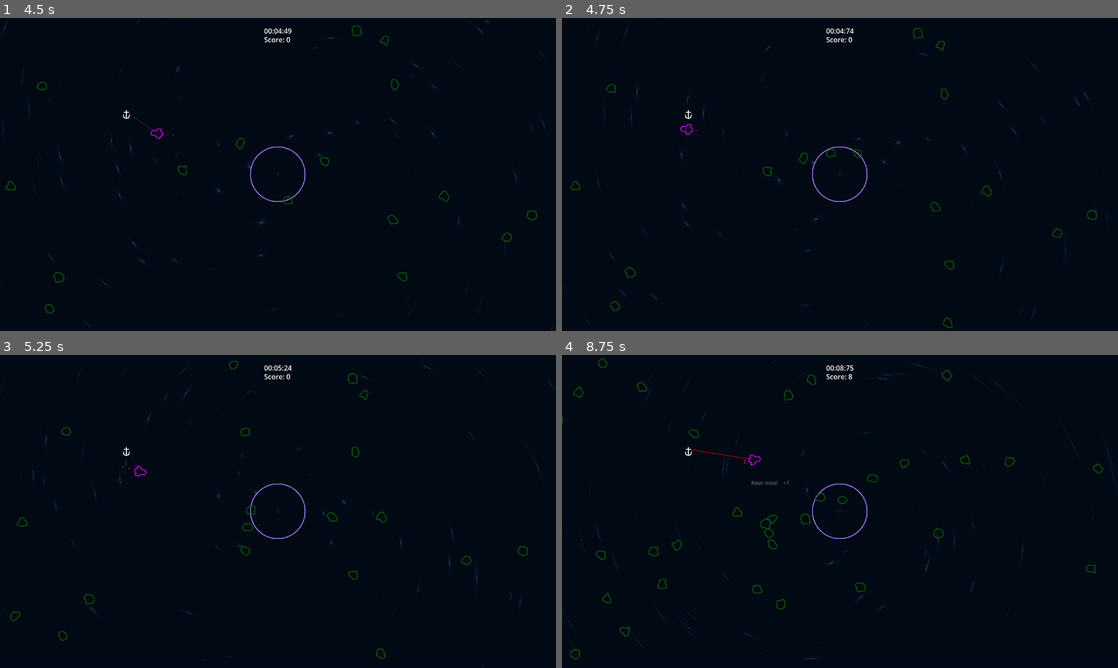
Above: before the commit, frames 1-4 (two rows, left to right).
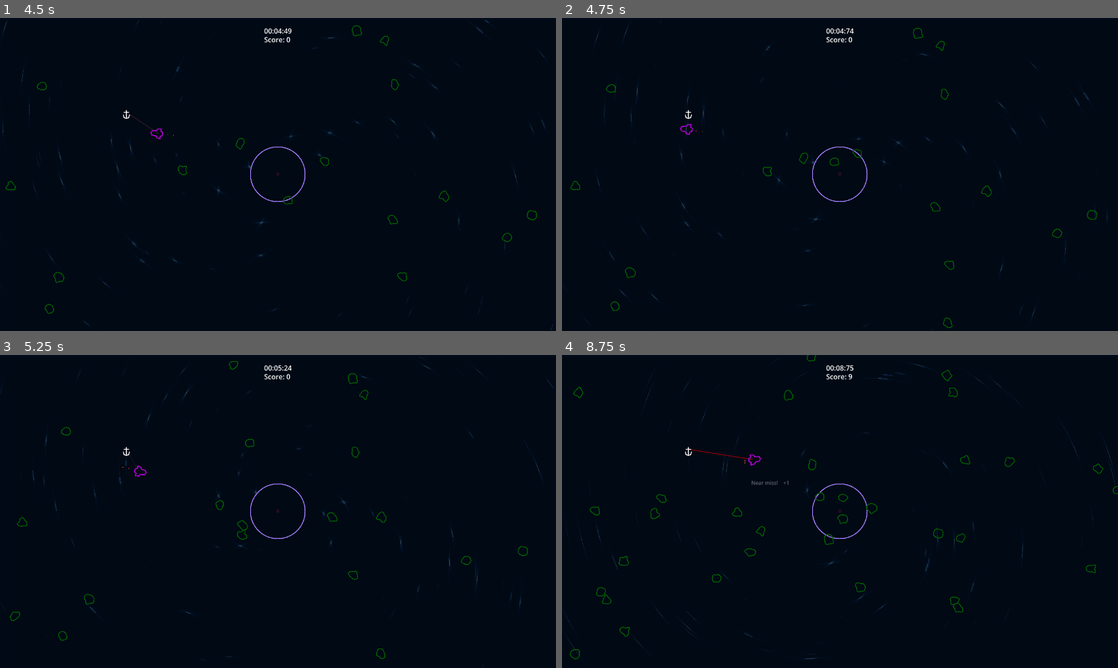
Above: after the commit, the same moments.

Repository: ArjanBroos/GMTK-2025
Game: Godot game, scene res://levels/main_level.tscn
Two runs of this game, one before a commit and one after it. Both use one fixed random seed, a clock stepped at 60 frames per second and the inputs below. Sound files missing from this copy of the repository are replaced by a short silence.
Inputs (mouse positions are in pixels of both pictures, inside the frame that each line leads up to):
- Up to frame 1 (4.5 s): move the mouse to (400, 158) at 0.52 s; tap Space at 0.77, 1.52, 3.02, 3.77 s; move the mouse to (166, 190) at 1.27 s; move the mouse to (333, 105) at 2.02 s; move the mouse to (250, 237) at 2.77 s; move the mouse to (444, 221) at 3.52 s; move the mouse to (111, 127) at 4.27 s
- Up to frame 2 (4.75 s): tap Space at 4.52 s
- Up to frame 3 (5.25 s): move the mouse to (305, 511) at 5.02 s
- Up to frame 4 (8.75 s): move the mouse to (756, 433) at 5.77 s; tap Space at 6.02, 6.77, 7.52 s; move the mouse to (962, 495) at 6.52 s; move the mouse to (728, 527) at 7.27 s; move the mouse to (895, 442) at 8.02 s

Frame 1 is identical in both runs. In frame 2, less than 0.1% of the frame differs, in the area x 47-54%, y 41-48%; in frame 3, 0.1%; in frame 4, 0.7%, in the area x 0-100%, y 0-83%.

Commit message:
Turn gravity well into launcher

Diff:
--- a/gravity_well/gravity_well.gd
+++ b/gravity_well/gravity_well.gd
@@ -2,7 +2,7 @@
 extends Node2D
 
 @export var area: Area2D
-@export var pullFactor: float = 300.0
+@export var pullFactor: float = 1500.0
 
 var affectedAsteroids: Array[Asteroid]
 
@@ -24,4 +24,4 @@
 func _determine_force(asteroid: Asteroid) -> Vector2:
 	var direction = asteroid.global_position.direction_to(global_position)
 	var distance = asteroid.global_position.distance_to(global_position)
-	return (pullFactor / distance*distance) * direction
+	return (pullFactor / distance*distance) * (2 * direction + asteroid.linear_velocity.normalized()).normalized()
--- a/levels/main_level.tscn
+++ b/levels/main_level.tscn
@@ -38,7 +38,6 @@
 
 [node name="GravityWell" parent="." instance=ExtResource("3_ldao0")]
 position = Vector2(640, 360)
-pullFactor = 2500.0
 
 [node name="TopSpawner" parent="." node_paths=PackedStringArray("spawn_area") instance=ExtResource("4_55n5f")]
 position = Vector2(116, -172)
Not shown, added: addons/talo/settings.cfg
Not shown: 1 places in levels/main_level.tscn that only renumber resources
